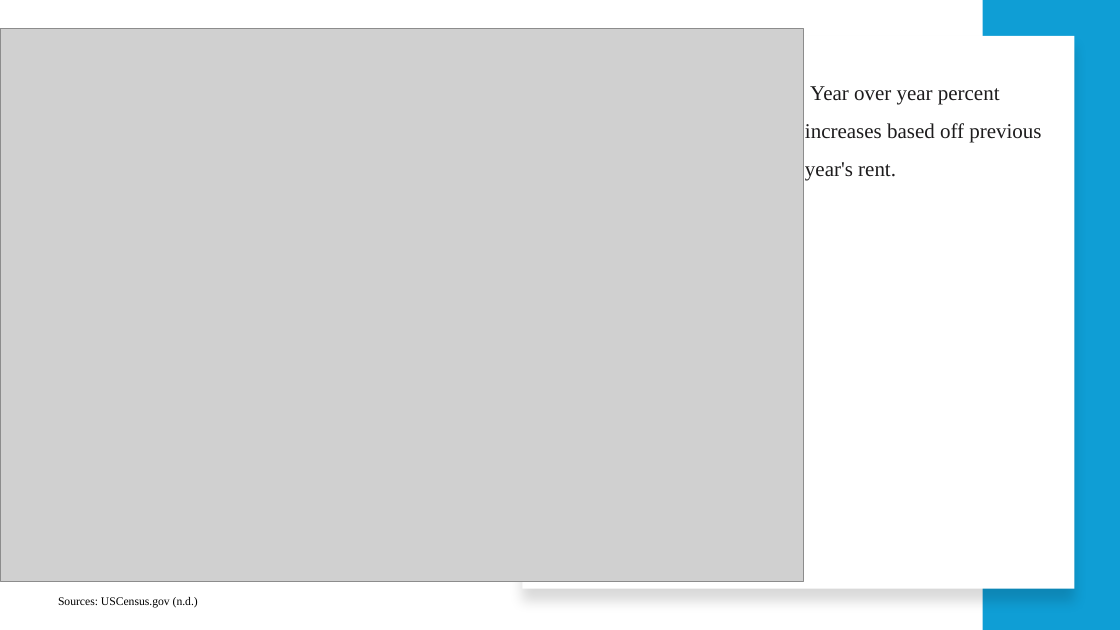
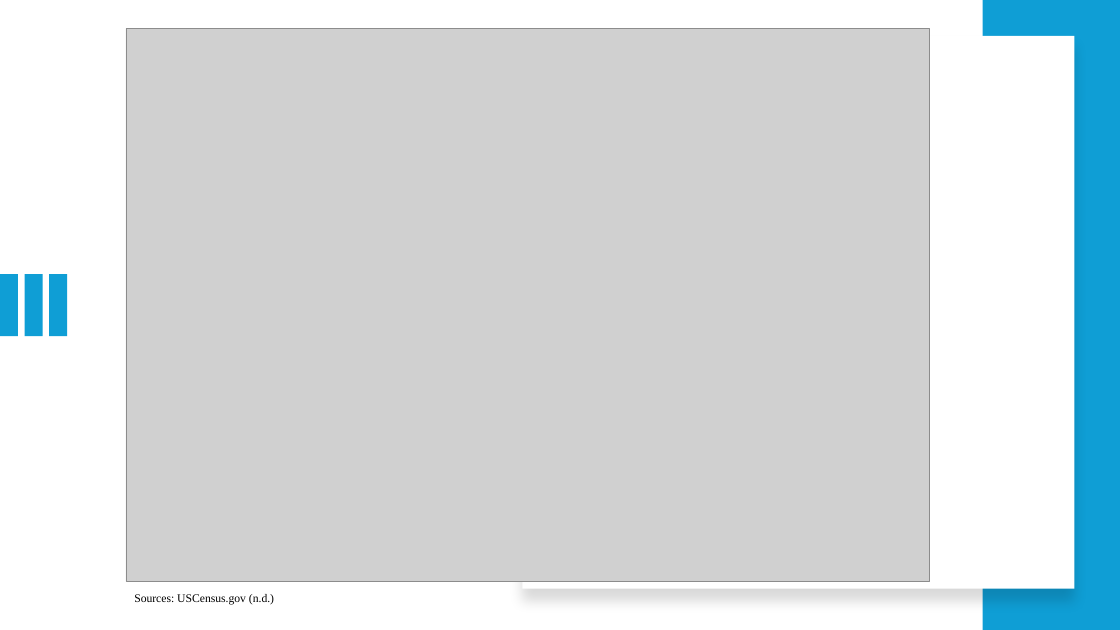
Before and after one commit to Tserrof7/Portland-Housing-Prices-Affordability-Project, a slide deck: slide 8 of Portland , Or Housing & Affordability.pptx. Drawn at 1120x630 pixels with LibreOffice and Linux fonts; fonts in the diff are those of the drawing; grey boxes stand for pictures. Boxes give left, top, right and bottom in pixels: in the first picture for what was removed or moved away, otherwise in the second. Text is boxed around its words. In the diff, an @@ line names an element or a change of style, - is before the commit and + after.

```diff
--- a/Portland , Or Housing & Affordability.pptx
+++ b/Portland , Or Housing & Affordability.pptx
@@ picture: place and size @@
-picture at [0,29,803,581]
+picture at [126,29,929,581]
@@ text removed at [805,86,1041,181] @@
-Year over year percent increases based off previous year's rent.
@@ rectangle added at [24,274,42,336], fill #0F9ED5 @@
@@ rectangle added at [50,274,67,336], fill #0F9ED5 @@
@@ text "Sources: USCensus.gov (n.d.)": place and size @@
-text "Sources: USCensus.gov (n.d.)" at [58,597,198,608]
+text "Sources: USCensus.gov (n.d.)" at [134,594,274,605]
```
Also in this commit, not shown: 8 other slides changed.
